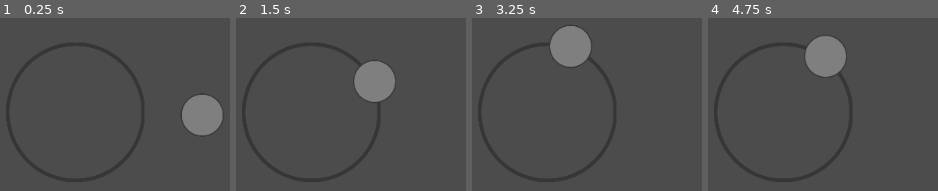
Above: before the commit, frames 1-4 (left to right).
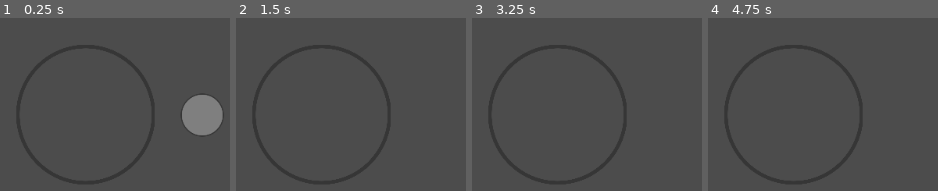
Above: after the commit, the same moments.

Repository: zrock-dev/la_fosa
Game: Godot game, scene res://src/button/joystick.tscn
Two runs of this game, one before a commit and one after it. Both use one fixed random seed, a clock stepped at 60 frames per second and the inputs below.
Inputs (mouse positions are in pixels of both pictures, inside the frame that each line leads up to):
- Up to frame 1 (0.25 s): no input
- Up to frame 2 (1.5 s): tap Enter at 0.5 s; move the mouse to (outside the picture) at 0.52 s; click (outside the picture) at 0.67 s; tap Space at 1.25 s; drag from (outside the picture) to (outside the picture) at 1.27 s
- Up to frame 3 (3.25 s): move the mouse to (outside the picture) at 2.02 s; click (outside the picture) at 2.17 s; tap Enter at 2.75 s; drag from (outside the picture) to (outside the picture) at 2.77 s
- Up to frame 4 (4.75 s): move the mouse to (outside the picture) at 3.52 s; click (outside the picture) at 3.67 s; tap Space at 4.25 s; drag from (outside the picture) to (outside the picture) at 4.27 s

The runs differ from the first frame. In frame 2, 3.3% of the frame differs, in the area x 51-70%, y 24-49%; in frame 3, 3.3%; in frame 4, 3.3%.

Commit message:
Fixed joystick

Diff:
--- a/src/button/joystick.tscn
+++ b/src/button/joystick.tscn
@@ -14,7 +14,6 @@
 func _input(event):
 	if (event is InputEventScreenTouch and event.is_pressed()) or event is InputEventScreenDrag:
 		move_vector = calculate_move_vector(event.position)
-		joystick_active = true
 		limit_the_inner_circle(event.position)
 	if event is InputEventScreenTouch and not event.is_pressed():
 		joystick_active = false
@@ -36,6 +35,7 @@
 		$InnerCircle.position = texture_center + limit_vector
 	else:
 		$InnerCircle.position = event_position
+		joystick_active = true
 
 func get_texture_center():
 	var radius = Vector2(limit, limit)
@@ -49,7 +49,7 @@
 script = SubResource( 1 )
 
 [node name="TouchScreenButton" type="TouchScreenButton" parent="."]
-position = Vector2( 21, 393 )
+position = Vector2( 34, 396 )
 scale = Vector2( 0.198653, 0.2 )
 z_index = 1
 normal = ExtResource( 1 )
